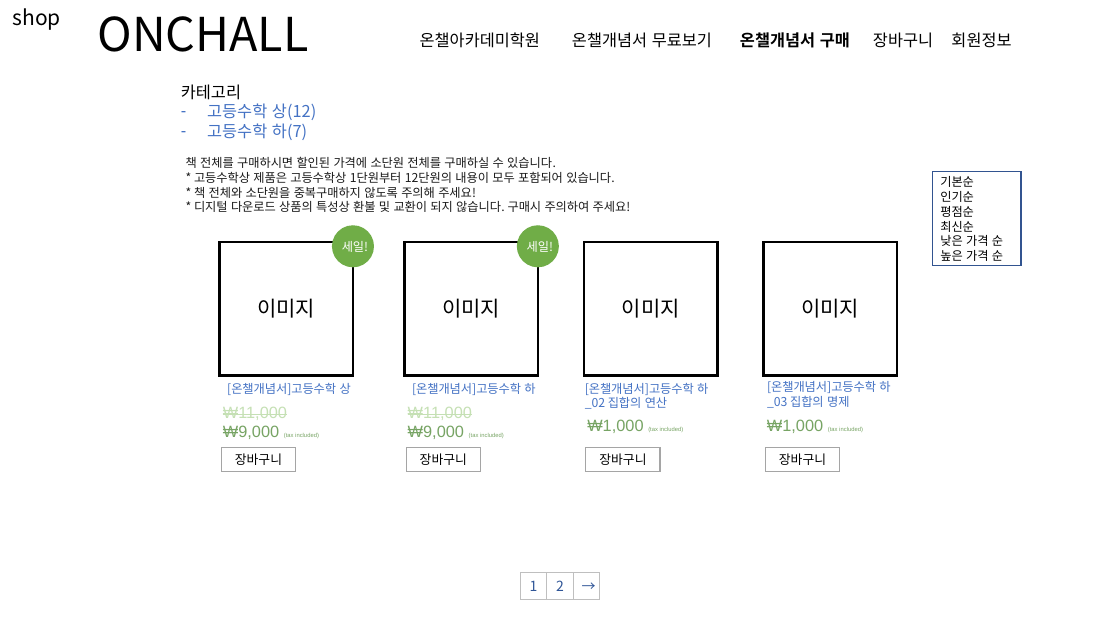
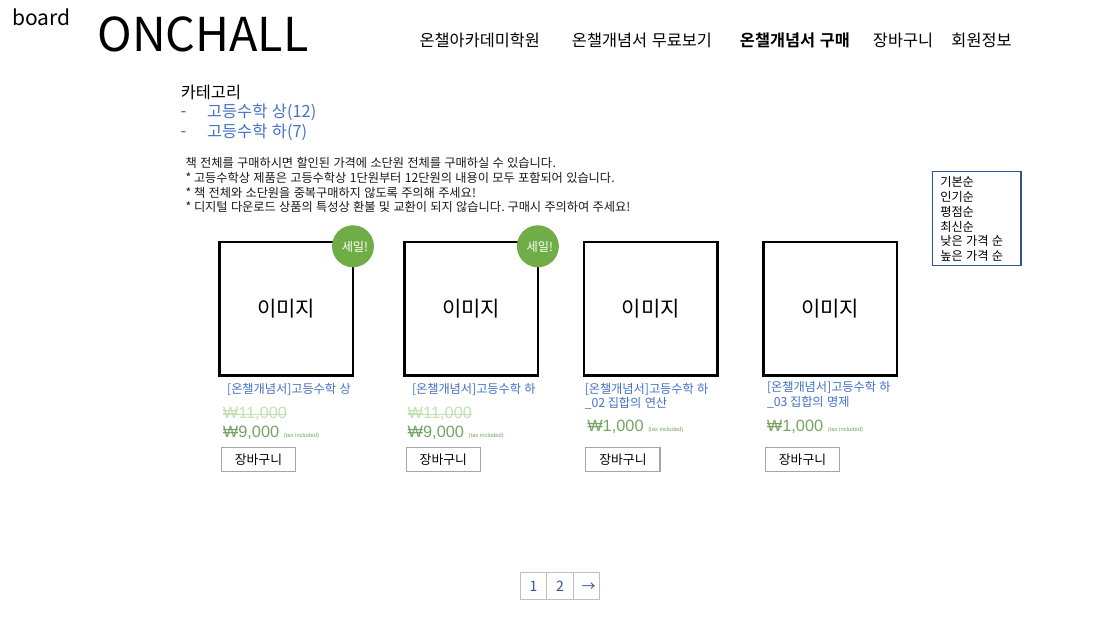
Before and after one commit to redcarrot1/Toyproject4, a slide deck: slide 12 of 프론트 디자인.pptx. Drawn at 1120x630 pixels with LibreOffice and Linux fonts; fonts in the diff are those of the drawing. Boxes give left, top, right and bottom in pixels: in the first picture for what was removed or moved away, otherwise in the second. Text is boxed around its words. In the diff, an @@ line names an element or a change of style, - is before the commit and + after.

```diff
--- a/프론트 디자인.pptx
+++ b/프론트 디자인.pptx
@@ text at bbox=[13, 8, 71, 26]: text changed @@
-shop
+board
```
Also in this commit, not shown: 3 other slides changed, 2 slides added, 21 other files.
